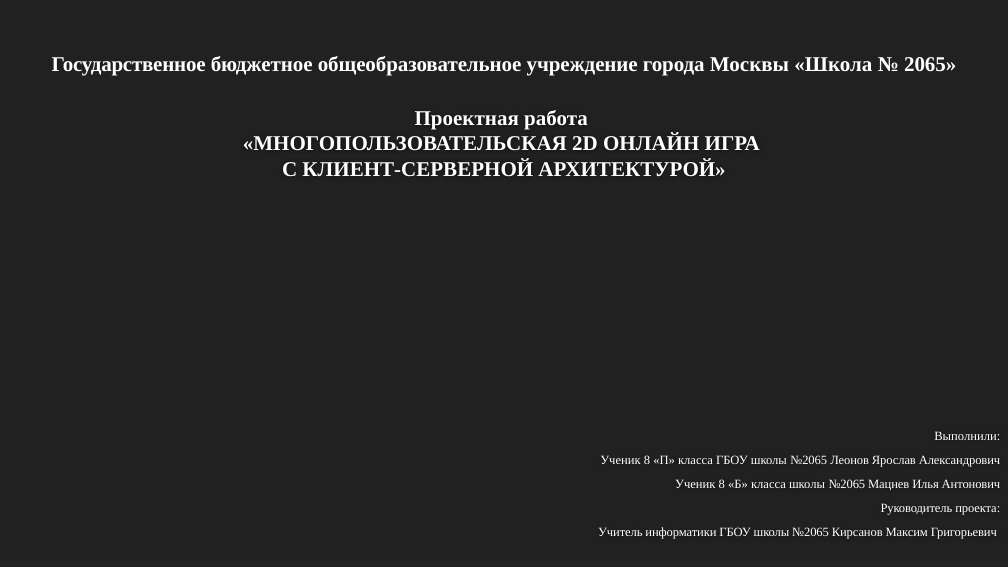
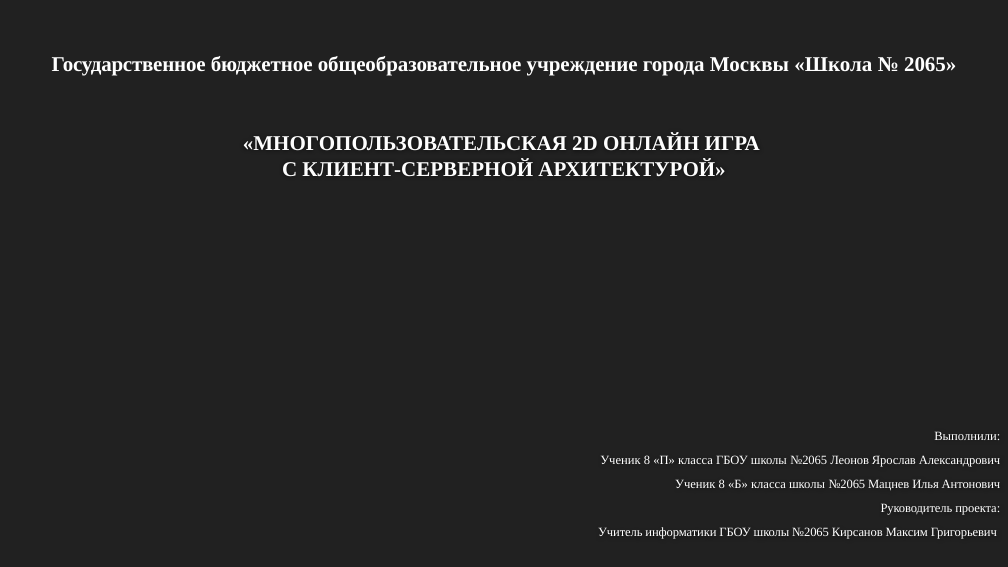
Before and after one commit to leagueofadventures/origin, a slide deck: slide 1 of Документация/origin.pptx. Drawn at 1008x567 pixels with LibreOffice and Linux fonts; fonts in the diff are those of the drawing; background and template pictures are left out. Boxes give left, top, right and bottom in pixels: in the first picture for what was removed or moved away, otherwise in the second. Text is boxed around its words. In the diff, an @@ line names an element or a change of style, - is before the commit and + after.

Commit message:
Обновлена проектная документация

```diff
--- a/Документация/origin.pptx
+++ b/Документация/origin.pptx
@@ title at box(243, 134, 760, 176): text changed @@
-Проектная работа
-«МНОГОПОЛЬЗОВАТЕЛЬСКАЯ 2D ОНЛАЙН ИГРА
-С КЛИЕНТ-СЕРВЕРНОЙ АРХИТЕКТУРОЙ»
+«МНОГОПОЛЬЗОВАТЕЛЬСКАЯ 2D ОНЛАЙН ИГРА
+С КЛИЕНТ-СЕРВЕРНОЙ АРХИТЕКТУРОЙ»
```
Also in this commit, not shown: 11 other slides changed, 3 other files.
